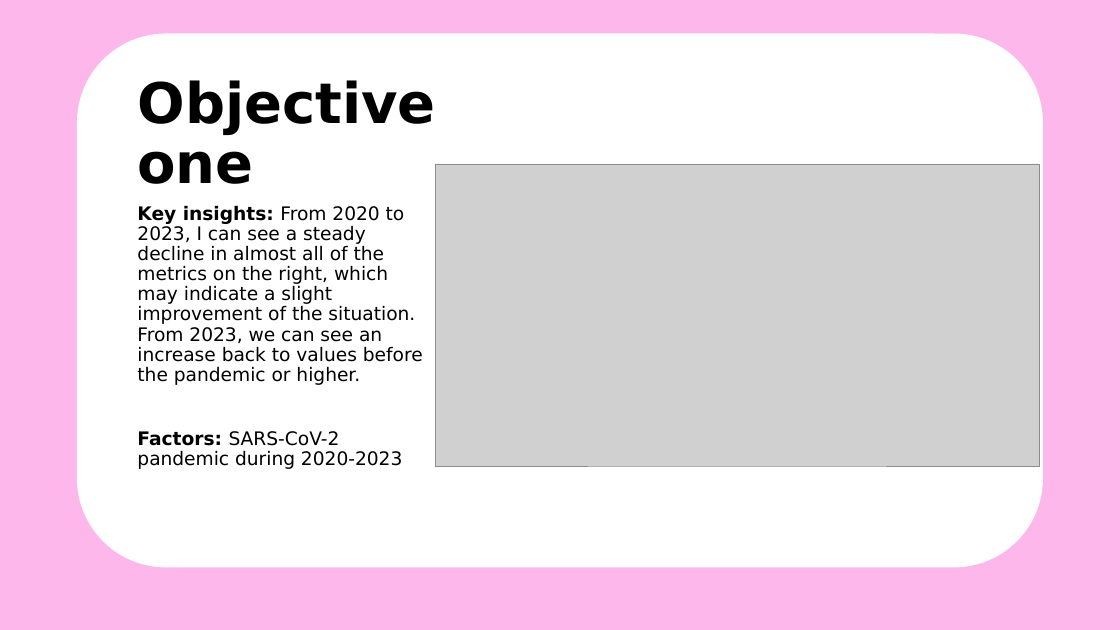
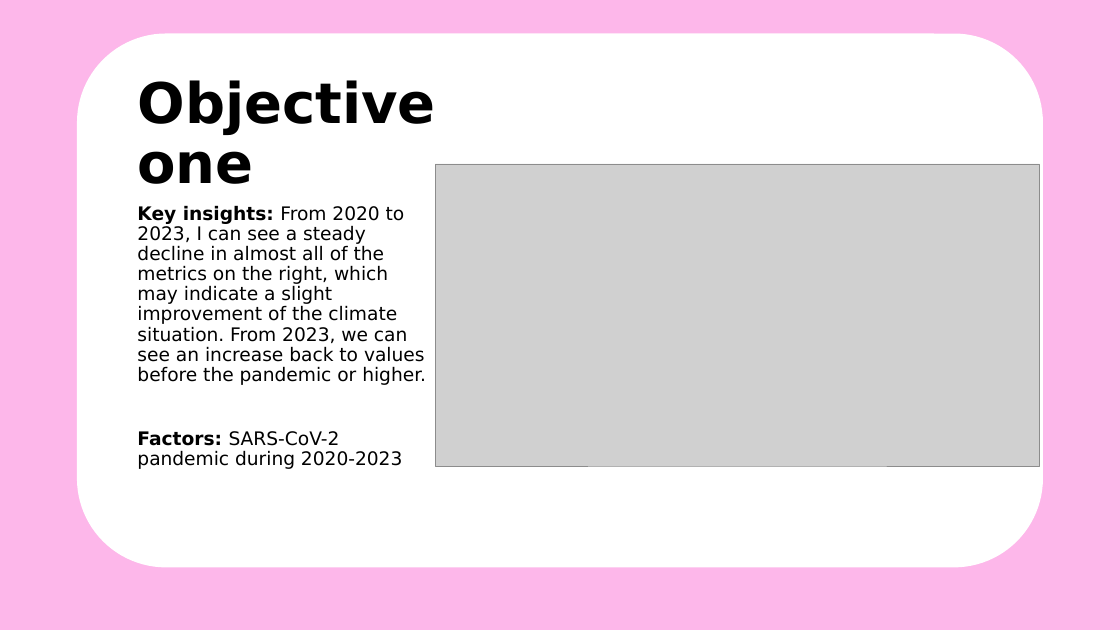
Before and after one commit to cenkner-maximilian/Climate-Change-Data-Analysis--2020-2025-, a slide deck: slide 3 of climate_change.pptx. Drawn at 1120x630 pixels with LibreOffice and Linux fonts; fonts in the diff are those of the drawing; grey boxes stand for pictures. Boxes give left, top, right and bottom in pixels: in the first picture for what was removed or moved away, otherwise in the second. Text is boxed around its words. In the diff, an @@ line names an element or a change of style, - is before the commit and + after.

```diff
--- a/climate_change.pptx
+++ b/climate_change.pptx
@@ text at [137,205,426,385]: text changed @@
-Key insights: From 2020 to 2023, I can see a steady decline in almost all of the metrics on the right, which may indicate a slight improvement of the situation. From 2023, we can see an increase back to values before the pandemic or higher.
+Key insights: From 2020 to 2023, I can see a steady decline in almost all of the metrics on the right, which may indicate a slight improvement of the climate situation. From 2023, we can see an increase back to values before the pandemic or higher.
```
Also in this commit, not shown: 2 other slides changed, 1 other file.
